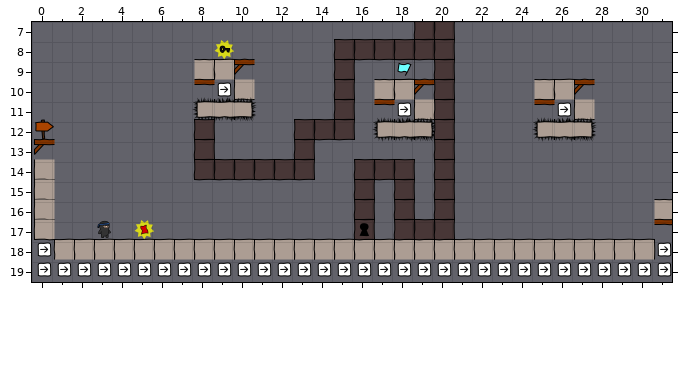
Two states of a Tiled map, raw/levelconverter/maps/n46.tmx. That is the earlier state.
Cells are 40x40 px. Shown: x 0..31, y 7..19.
The same view after the edit:
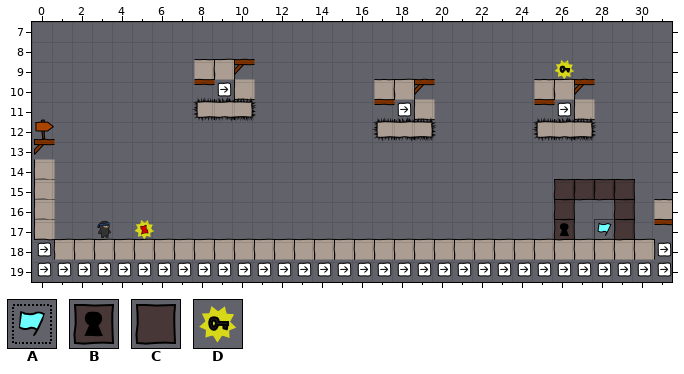
Key: from "objectpalette": A 1, B 21, C 22, D 23.
_ is an empty cell, . an unchanged one.
The exact change:
--- layer "objects"
@@ x 8..29 @@
- 7 ...........CC.........
- 8 .D.....CCCCCC.........
- 9 .......C..A.C....._...
-10 .......C....C.........
-11 .......C....C.........
-12 C....CCC....C.........
-13 C....C......C.........
-14 CCCCCC..CCC.C.........
-15 ........C.C.C.....____
-16 ........C.C.C....._.._
-17 ........B.CCC....._.__
+ 7 ...........__.........
+ 8 ._.....______.........
+ 9 ......._.._._.....D...
+10 ......._...._.........
+11 ......._...._.........
+12 _....___...._.........
+13 _...._......_.........
+14 ______..___._.........
+15 ........_._._.....CCCC
+16 ........_._._.....C..C
+17 ........_.___.....B.AC
